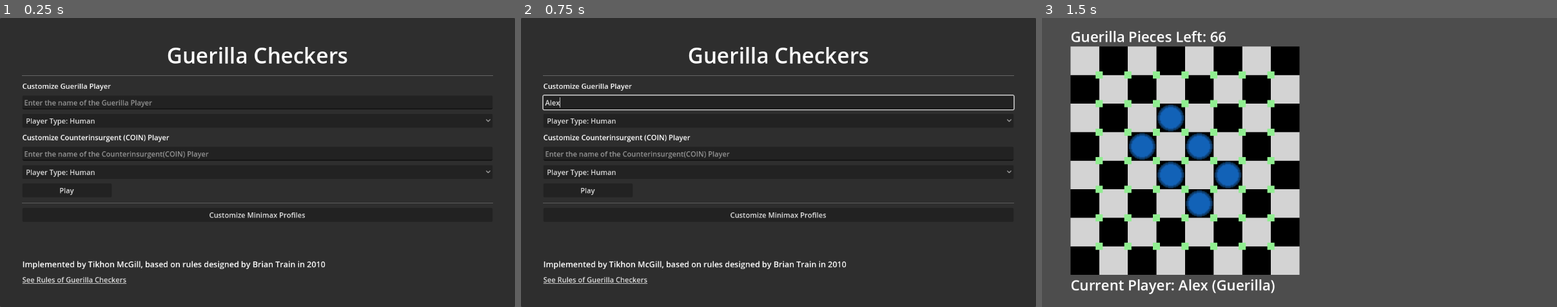
Above: before the commit, frames 1-3 (left to right).
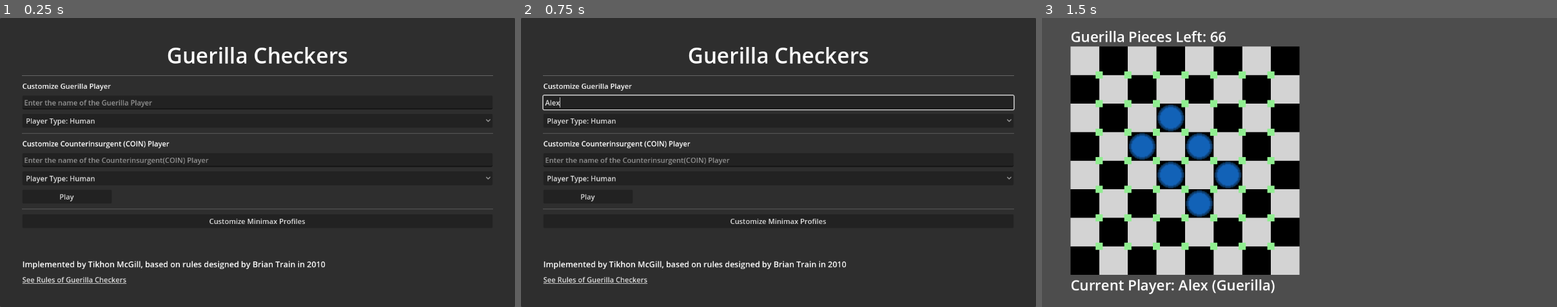
Above: after the commit, the same moments.

Repository: TikhonMcGill/guerilla-checkers
Game: Godot game, scene res://assets/scenes/main_menu/main_menu.tscn
The game is run twice, just before and just after one commit, with the same random seed, the same clock (stepped at 60 frames per second) and the same inputs.
Inputs (mouse positions are in pixels of both pictures, inside the frame that each line leads up to):
- Up to frame 1 (0.25 s): no input
- Up to frame 2 (0.75 s): click (778, 101) at 0.52 s; type "Alex" at 0.6 s
- Up to frame 3 (1.5 s): click "Play" at 1.25 s

The runs differ from the first frame. In frame 1, 2.6% of the frame differs, in the area x 4-96%, y 39-72%; in frame 2, 2.6%; in frame 3, nothing differs.

Commit message:
Implement selecting Minimax Profile for players

Diff:
--- a/assets/objects/game_manager.gd
+++ b/assets/objects/game_manager.gd
@@ -9,6 +9,9 @@
 var coin_player_name : String = "The Counterinsurgent"
 
 var minimax_profiles : Array[MinimaxProfile]
+
+var guerilla_minimax_profile : MinimaxProfile = null
+var coin_minimax_profile : MinimaxProfile = null
 
 func _load_minimax_profiles() -> void:
 	var files := DirAccess.get_files_at("user://minimax_profiles")
--- a/assets/scenes/game_scene/game_scene.gd
+++ b/assets/scenes/game_scene/game_scene.gd
@@ -52,9 +52,11 @@
 		add_child(new_utility_guerilla)
 		guerilla_player = new_utility_guerilla
 	elif guerilla_type == GameManager.PLAYER_TYPE.MINIMAX:
-		var new_minimax_guerilla := MINIMAX_PLAYER_SCENE.instantiate()
+		var new_minimax_guerilla : MinimaxPlayer = MINIMAX_PLAYER_SCENE.instantiate()
 		add_child(new_minimax_guerilla)
+		new_minimax_guerilla.profile = GameManager.guerilla_minimax_profile
 		guerilla_player = new_minimax_guerilla
+
 
 	if coin_type == GameManager.PLAYER_TYPE.HUMAN:
 		var new_human_coin := HUMAN_PLAYER_SCENE.instantiate()
@@ -69,8 +71,9 @@
 		add_child(new_utility_coin)
 		coin_player = new_utility_coin
 	elif coin_type == GameManager.PLAYER_TYPE.MINIMAX:
-		var new_minimax_coin := MINIMAX_PLAYER_SCENE.instantiate()
+		var new_minimax_coin : MinimaxPlayer = MINIMAX_PLAYER_SCENE.instantiate()
 		add_child(new_minimax_coin)
+		new_minimax_coin.profile = GameManager.coin_minimax_profile
 		coin_player = new_minimax_coin
 
 	guerilla_player.game_state = game_state
--- a/assets/scenes/main_menu/main_menu.gd
+++ b/assets/scenes/main_menu/main_menu.gd
@@ -9,9 +9,33 @@
 @onready var guerilla_name_edit = $PanelContainer/MarginContainer/VBoxContainer/GuerillaNameEdit
 @onready var counterinsurgent_name_edit = $PanelContainer/MarginContainer/VBoxContainer/CounterinsurgentNameEdit
 
+@onready var guerilla_minimax_profile_select: OptionButton = $PanelContainer/MarginContainer/VBoxContainer/GuerillaMinimaxProfileContainer/GuerillaMinimaxProfileSelect
+@onready var guerilla_minimax_profile_container: VBoxContainer = $PanelContainer/MarginContainer/VBoxContainer/GuerillaMinimaxProfileContainer
+
+@onready var coin_minimax_profile_select: OptionButton = $PanelContainer/MarginContainer/VBoxContainer/COINMinimaxProfileContainer/CoinMinimaxProfileSelect
+@onready var coin_minimax_profile_container: VBoxContainer = $PanelContainer/MarginContainer/VBoxContainer/COINMinimaxProfileContainer
+
 func _on_play_button_pressed():
 	_set_settings()
+
+	if guerilla_minimax_profile_container.visible == true:
+		if guerilla_minimax_profile_select.selected == -1:
+			return
+
+		GameManager.guerilla_minimax_profile = GameManager.minimax_profiles[guerilla_minimax_profile_select.selected]
+
+	if coin_minimax_profile_container.visible == true:
+		if coin_minimax_profile_select.selected == -1:
+			return
+
+		GameManager.coin_minimax_profile = GameManager.minimax_profiles[coin_minimax_profile_select.selected]
+
 	get_tree().change_scene_to_file(GAME_SCENE_PATH)
+
+func _populate_minimax_select(select : OptionButton) -> void:
+	select.clear()
+	for profile : MinimaxProfile in GameManager.minimax_profiles:
+		select.add_item(profile.profile_name)
 
 func _set_settings():
 	if guerilla_player_select.selected == 0:
@@ -42,3 +66,17 @@
 
 func _on_minimax_profile_edit_pressed() -> void:
 	get_tree().change_scene_to_file(MINIMAX_PROFILE_EDIT_PATH)
+
+func _on_guerilla_player_select_item_selected(index: int) -> void:
+	if guerilla_player_select.get_item_id(index) == 3:
+		guerilla_minimax_profile_container.visible = true
+		_populate_minimax_select(guerilla_minimax_profile_select)
+	else:
+		guerilla_minimax_profile_container.visible = false
+
+func _on_counterinsurgent_player_select_item_selected(index: int) -> void:
+	if counterinsurgent_player_select.get_item_id(index) == 3:
+		coin_minimax_profile_container.visible = true
+		_populate_minimax_select(coin_minimax_profile_select)
+	else:
+		coin_minimax_profile_container.visible = false
--- a/assets/scenes/main_menu/main_menu.tscn
+++ b/assets/scenes/main_menu/main_menu.tscn
@@ -61,6 +61,20 @@
 popup/item_3/text = "Player Type: Minimax Player"
 popup/item_3/id = 3
 
+[node name="GuerillaMinimaxProfileContainer" type="VBoxContainer" parent="PanelContainer/MarginContainer/VBoxContainer"]
+visible = false
+layout_mode = 2
+
+[node name="PromptLabel" type="Label" parent="PanelContainer/MarginContainer/VBoxContainer/GuerillaMinimaxProfileContainer"]
+layout_mode = 2
+text = "Select the Minimax Profile of the Guerilla Player"
+
+[node name="GuerillaMinimaxProfileSelect" type="OptionButton" parent="PanelContainer/MarginContainer/VBoxContainer/GuerillaMinimaxProfileContainer"]
+layout_mode = 2
+
+[node name="HSeparator3" type="HSeparator" parent="PanelContainer/MarginContainer/VBoxContainer"]
+layout_mode = 2
+
 [node name="CounterinsurgentPlayerLabel" type="Label" parent="PanelContainer/MarginContainer/VBoxContainer"]
 layout_mode = 2
 text = "Customize Counterinsurgent (COIN) Player"
@@ -81,6 +95,17 @@
 popup/item_2/id = 2
 popup/item_3/text = "Player Type: Minimax Player"
 popup/item_3/id = 3
+
+[node name="COINMinimaxProfileContainer" type="VBoxContainer" parent="PanelContainer/MarginContainer/VBoxContainer"]
+visible = false
+layout_mode = 2
+
+[node name="PromptLabel" type="Label" parent="PanelContainer/MarginContainer/VBoxContainer/COINMinimaxProfileContainer"]
+layout_mode = 2
+text = "Select the Minimax Profile of the COIN Player"
+
+[node name="CoinMinimaxProfileSelect" type="OptionButton" parent="PanelContainer/MarginContainer/VBoxContainer/COINMinimaxProfileContainer"]
+layout_mode = 2
 
 [node name="PlayButton" type="Button" parent="PanelContainer/MarginContainer/VBoxContainer"]
 custom_minimum_size = Vector2(200, 0)
@@ -110,5 +135,7 @@
 text = "See Rules of Guerilla Checkers"
 uri = "https://www.di.fc.ul.pt/~jpn/gv/guerrilla.htm"
 
+[connection signal="item_selected" from="PanelContainer/MarginContainer/VBoxContainer/GuerillaPlayerSelect" to="." method="_on_guerilla_player_select_item_selected"]
+[connection signal="item_selected" from="PanelContainer/MarginContainer/VBoxContainer/CounterinsurgentPlayerSelect" to="." method="_on_counterinsurgent_player_select_item_selected"]
 [connection signal="pressed" from="PanelContainer/MarginContainer/VBoxContainer/PlayButton" to="." method="_on_play_button_pressed"]
 [connection signal="pressed" from="PanelContainer/MarginContainer/VBoxContainer/MinimaxProfileEdit" to="." method="_on_minimax_profile_edit_pressed"]
Not shown, changed: Implementation Plan.txt
